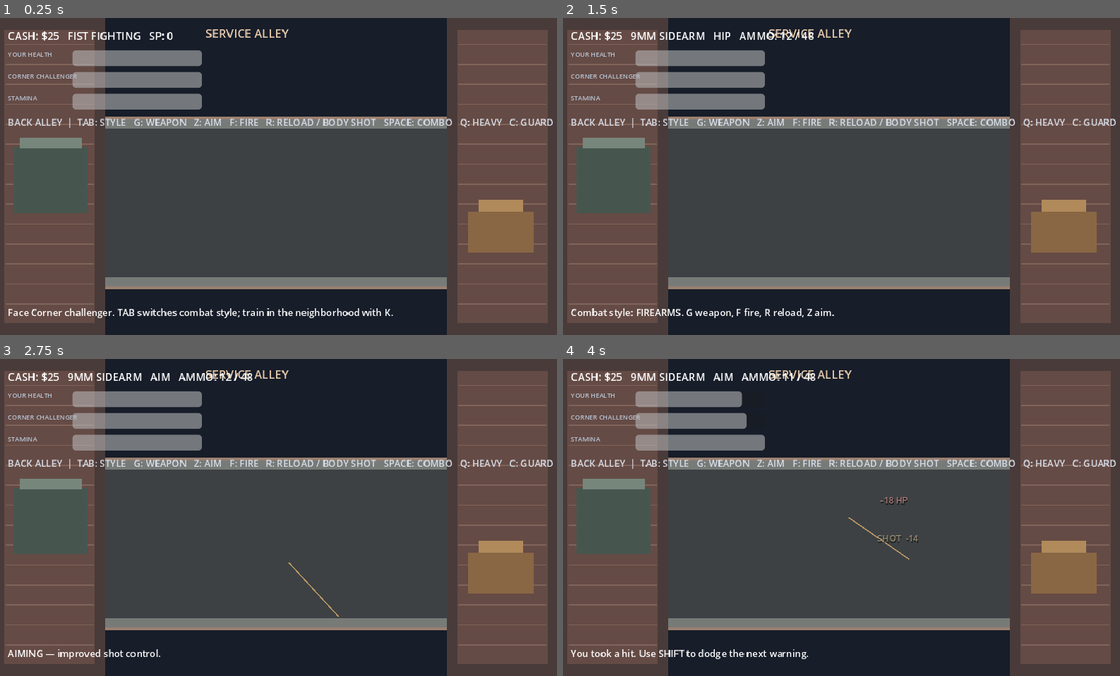
Above: before the commit, frames 1-4 (two rows, left to right).
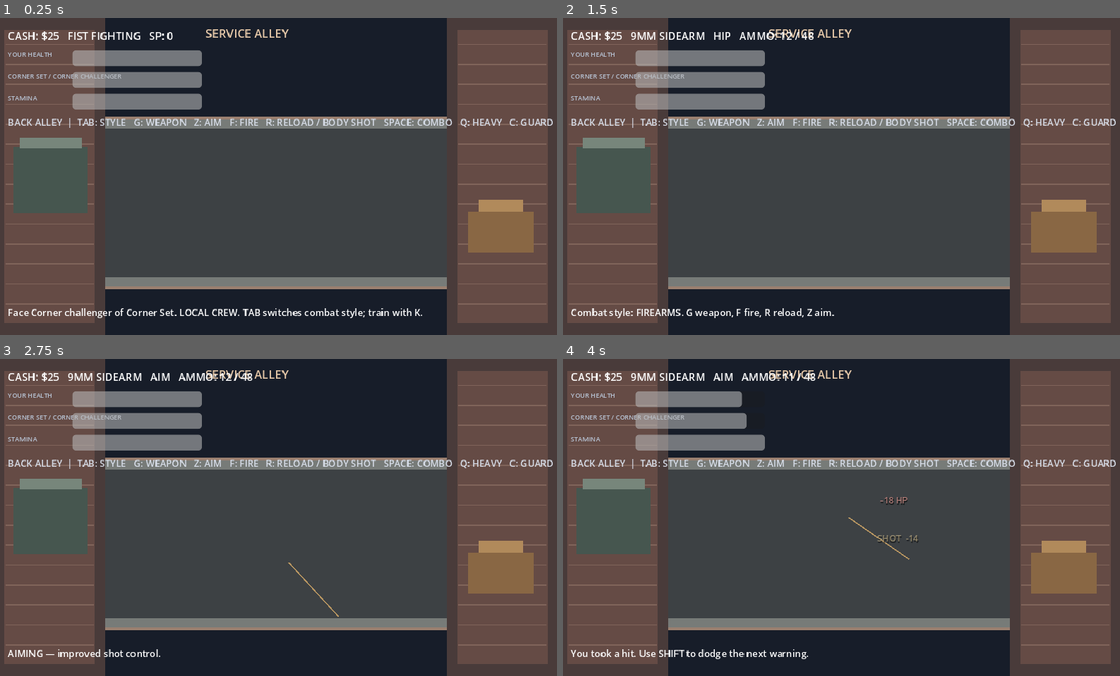
Above: after the commit, the same moments.

Repository: mtecfix/Street-life
Game: Godot game, scene res://scenes/combat/CombatAlley.tscn
The game is run twice, just before and just after one commit, with the same random seed, the same clock (stepped at 60 frames per second) and the same inputs. This scene is started directly instead of the project's main scene.
Inputs:
- Up to frame 1 (0.25 s): no input
- Up to frame 2 (1.5 s): tap Enter at 0.5 s; hold D (move_right) 0.53-1.28 s; hold E (interact) 0.53-1.28 s; tap Space at 0.77, 1.25 s; hold S (move_down) from 1.28 s (still down); tap Tab at 1.35 s
- Up to frame 3 (2.75 s): tap Space at 1.52 s; tap Enter at 2 s; release S (move_down) at 2.03 s; hold D (move_right) from 2.03 s (still down); tap Z at 2.1 s
- Up to frame 4 (4 s): tap Space at 2.75, 3.02, 3.77 s; release D (move_right) at 2.78 s; hold W (move_up) 2.78-3.53 s; tap G at 2.85 s; hold A (move_left) from 3.53 s (still down); tap F at 3.6 s

The runs differ from the first frame. In frame 1, 0.9% of the frame differs, in the area x 6-76%, y 17-95%; in frame 2, 0.1%; in frame 3, 0.1%; in frame 4, 0.1%.

Commit message:
Apply rival crew identity and combat modifiers

Diff:
--- a/game/scripts/combat/combat_arena.gd
+++ b/game/scripts/combat/combat_arena.gd
@@ -16,6 +16,7 @@
 var enemy_windup := 0.78
 var enemy_name := "Corner challenger"
 var enemy_archetype_id := "pressure_brawler"
+var enemy_faction_id := "corner_set"
 var enemy_color := Color("#d66a55")
 var enemy_health := 100.0
 var encounter_reward := 50
@@ -160,7 +161,8 @@
     add_child(stats)
 
     _add_bar("YOUR HEALTH", Vector2(24, 54), player_health, "player")
-    _add_bar(enemy_name.to_upper(), Vector2(24, 91), enemy_health, "enemy")
+    var faction_name := str(EnemyCombatController.get_faction_profile(enemy_faction_id)["name"]).to_upper()
+    _add_bar("%s / %s" % [faction_name, enemy_name.to_upper()], Vector2(24, 91), enemy_health, "enemy")
     _add_bar("STAMINA", Vector2(24, 128), stamina, "stamina")
 
     var heading := Label.new()
@@ -173,7 +175,8 @@
     status.position = Vector2(24, 490)
     status.add_theme_font_size_override("font_size", 16)
     add_child(status)
-    _set_status("Face %s. TAB switches combat style; train in the neighborhood with K." % enemy_name)
+    var faction_profile := EnemyCombatController.get_faction_profile(enemy_faction_id)
+    _set_status("Face %s of %s. %s. TAB switches combat style; train with K." % [enemy_name, str(faction_profile["name"]), str(faction_profile["callout"])])
     _refresh()
 
 func _configure_encounter() -> void:
@@ -208,6 +211,18 @@
             enemy_windup = 0.78
             enemy_color = Color("#d66a55")
             encounter_reward = 50
+
+    enemy_faction_id = EnemyCombatController.get_faction_id_for_encounter(GameState.current_encounter_id)
+    var faction_profile := EnemyCombatController.get_faction_profile(enemy_faction_id)
+    var faction_stats := EnemyCombatController.get_faction_adjusted_stats(enemy_faction_id, {
+        "speed": enemy_speed,
+        "damage": enemy_damage,
+        "windup": enemy_windup
+    })
+    enemy_speed = float(faction_stats["speed"])
+    enemy_damage = float(faction_stats["damage"])
+    enemy_windup = float(faction_stats["windup"])
+    enemy_color = faction_profile["color"]
 
 func _process(delta: float) -> void:
     if finished:
@@ -419,7 +434,7 @@
 func _resolve_enemy_attack() -> void:
     telegraph_timer = -1.0
     telegraph.visible = false
-    enemy_recovery = EnemyCombatController.get_recovery_duration(enemy_archetype_id)
+    enemy_recovery = EnemyCombatController.get_faction_recovery_duration(enemy_archetype_id, enemy_faction_id)
     var enemy_direction := (enemy.position - player.position).normalized()
     if guard_timer > 0.0 and combat_style == "melee" and facing_direction.dot(enemy_direction) > 0.35:
         guard_timer = 0.0
